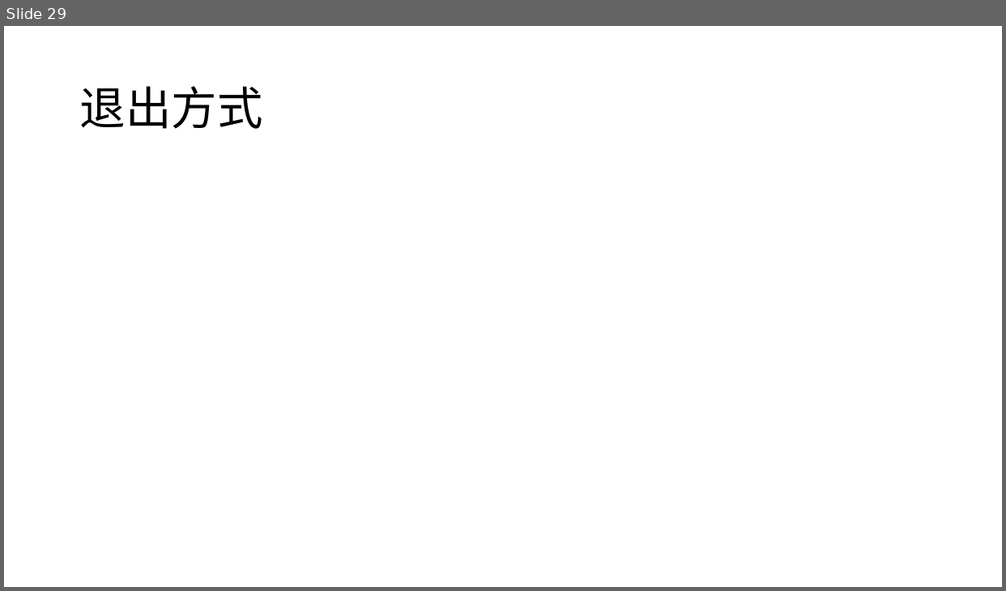
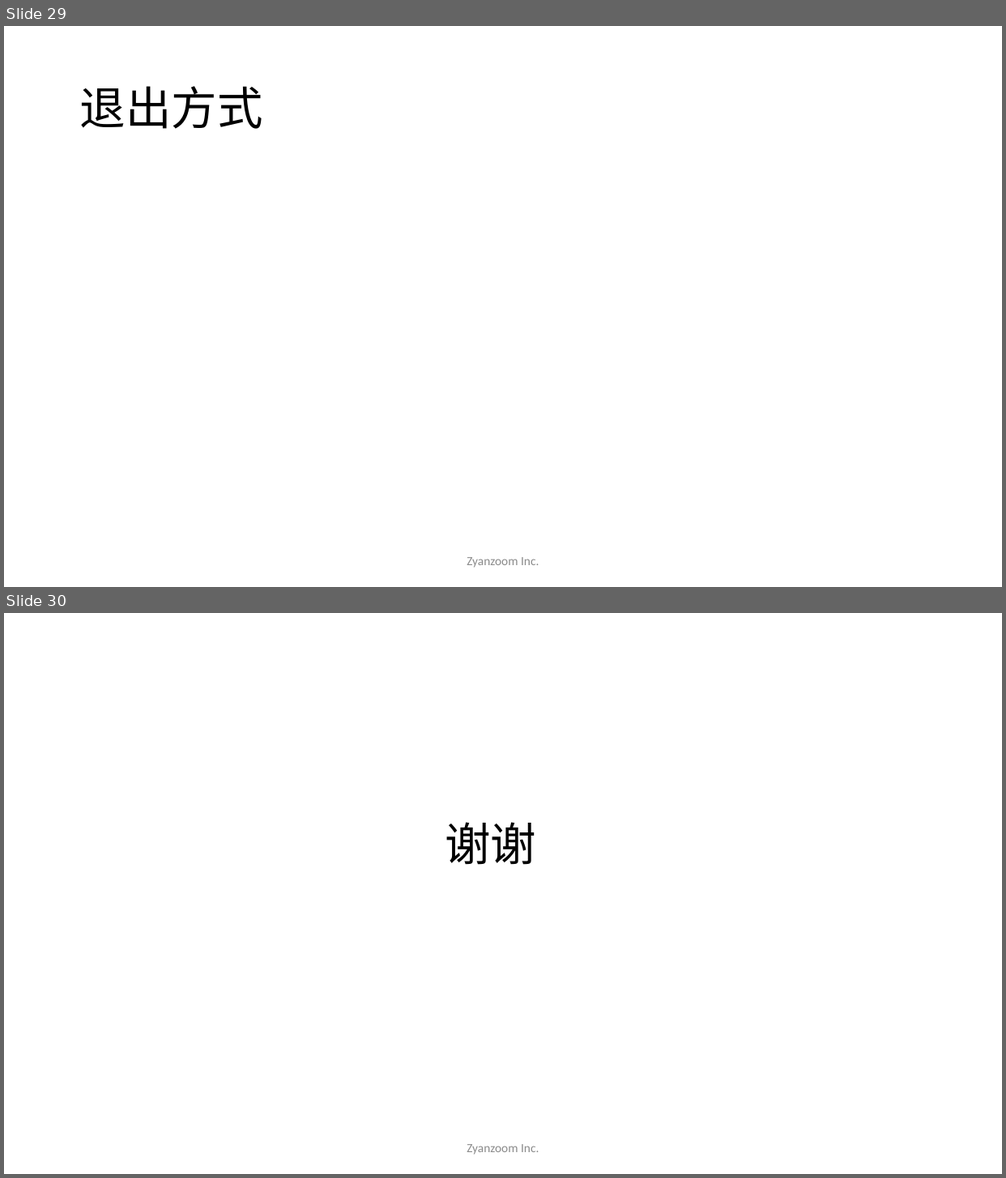
Before and after one commit to twigzxd/ZXXXZ, a slide deck: 智能快递柜ppt.pptx. Shown one above the other, each under a label of ours: slide 29 before the commit, slides 29 and 30 after it. The pictures are 1006x591 and 1006x1178 pixels, drawn with LibreOffice and Linux fonts; fonts in the diff are those of the drawing. Boxes give left, top, right and bottom in pixels: in the first picture for what was removed or moved away, otherwise in the second. Text is boxed around its words. In the diff, an @@ line names an element or a change of style, - is before the commit and + after.

```diff
--- a/智能快递柜ppt.pptx
+++ b/智能快递柜ppt.pptx
@@ slide 30 added at (x1=4, y1=613, x2=1002, y2=1174), background #FFFFFF @@
@@ title added at (x1=445, y1=822, x2=536, y2=865), 44 pt, text #000000 @@
+谢谢
@@ text added at (x1=467, y1=1144, x2=539, y2=1155), 12 pt, text #8C8C8C @@
+Zyanzoom Inc.
@@ slide 29 changed as well @@
@@ text added at (x1=467, y1=557, x2=539, y2=568), 12 pt, text #8C8C8C @@
+Zyanzoom Inc.
```
Also in this commit, not shown: 26 other slides changed, 1 other slide added, 2 slides removed, 1 other file.
